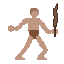
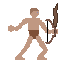
Revision of a layered w=64, h=64 image; what changed, layer by layer:
added layer "Bow" above "Weapon" over 45, 19, 57, 44
